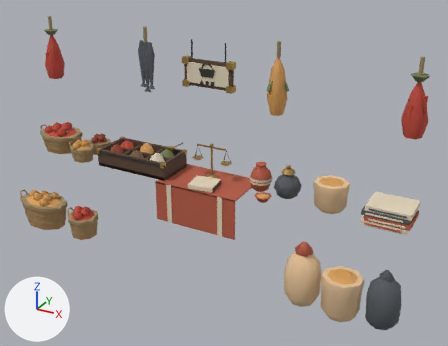
Before and after pictures for a commit that changed the glTF model godot/assets/kit/town/market_general.glb.
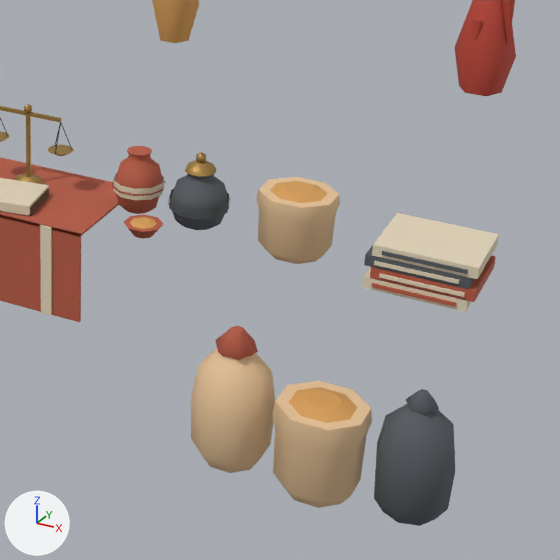
Each version appears first whole from a camera (50 mm lens) standing at (4.49, -7.64, 4.05) and looking at (0.21, 0.14, 0.15), and next in a close-up on the part from 44% to 100% of the width and 28% to 100% of the height. The axes (+X, +Y, +Z) are drawn at lower left. The lights are the same throughout. The first two pictures are the older version. Vertices at exactly the same position are counted once.

In view in the first close-up: 'market_general'.
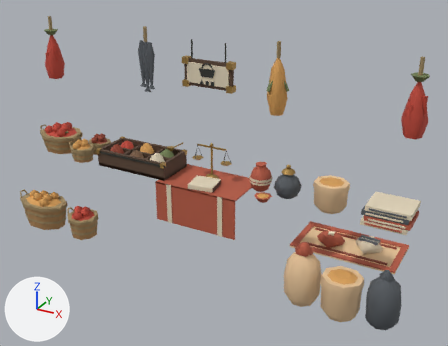
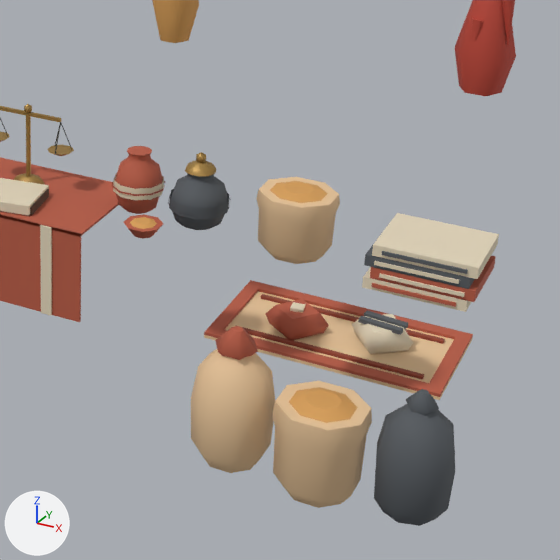
Location of each change, (x1, y1, x2, y2) in pixels of the close-ups (560 x 560 px):
part 1 of me_market_general, added
    after: (261, 294, 445, 344)
part 2 of me_market_general, added
    after: (243, 327, 424, 379)
part 3 of me_market_general, added (beige)
    after: (204, 280, 473, 400)
part 4 of me_market_general, added
    after: (266, 299, 413, 354)

The change, as a list of edits to the scene's bpy script:
```text
Change me_market_general:
    used by ob_market_general; location = (0.0, 0.0, 0.0)
    remove me_market_general.from_pydata(...)  # 2774 vertices, 4476 faces; spans x -3.44..3.29, y -1.03..0.42, z -1.1..2.31
    add me_market_general.from_pydata(...)  # 2866 vertices, 4636 faces; spans x -3.44..3.29, y -1.03..1.45, z -1.1..2.31
    me_market_general part 1: a new loose piece, a box spanning x 1.36..2.74, y 1.25..1.29, z -1.075..-1.055, in mat_flat
    me_market_general part 2: a new loose piece, a box spanning x 1.36..2.74, y 0.71..0.75, z -1.075..-1.055, in mat_flat
    me_market_general part 3: a new loose piece of 28 vertices spanning x 1.2..2.9, y 0.55..1.45, z -1.1..-1.05, in mat_flat
    me_market_general part 4
    48 vertices are added at x 1.52..2.58, y 0.72..1.28, z -1.07..-0.89
    76 new faces join them, mat_flat
```
